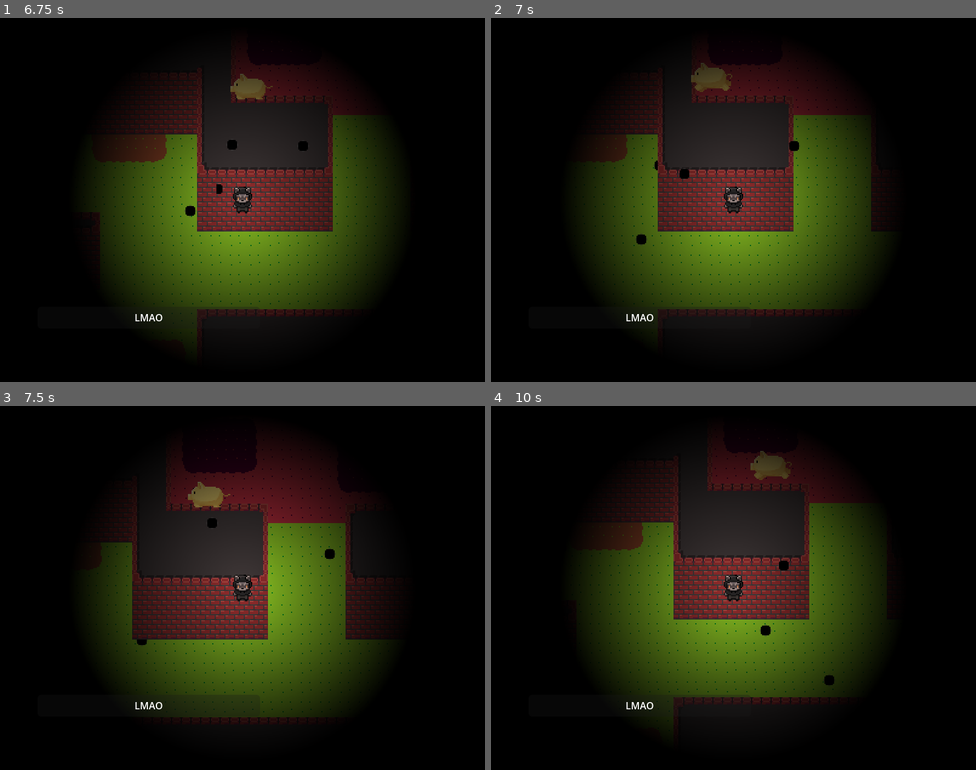
Above: before the commit, frames 1-4 (two rows, left to right).
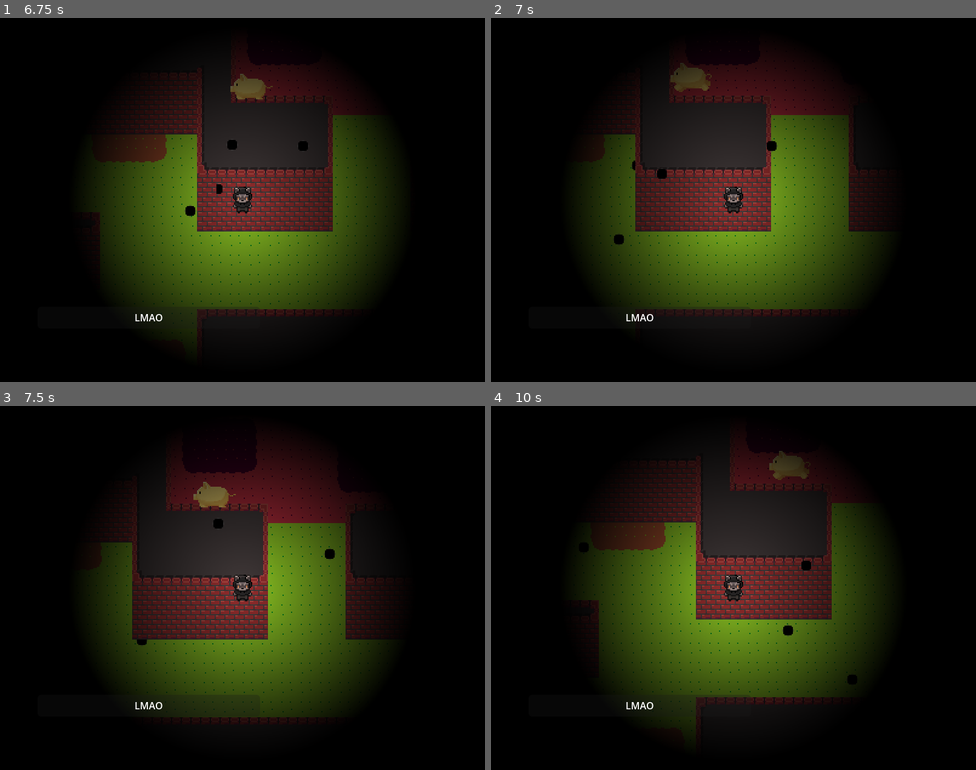
Above: after the commit, the same moments.

Repository: ygda-org/stock-strikers
Game: Godot game, scene res://main/startup_scene.tscn
Same seed, same stepped clock (60 frames per second), same inputs: the game is played once before the commit and once after it.
Inputs (mouse positions are in pixels of both pictures, inside the frame that each line leads up to):
- Up to frame 1 (6.75 s): tap Enter (ui_accept) at 0.5, 0.77, 1.25, 1.52, 2.75, 3.02, 3.77, 5.27 s; move the mouse to (349, 181) at 0.52 s; hold D (move_right) 0.53-1.28 s; tap Shift (dodge) at 0.6, 1.55, 2.1, 3.05, 3.6, 5.3, 5.85 s; click (349, 181) at 0.8 s; move the mouse to (145, 218) at 1.27 s; hold S (move_down) 1.28-2.03 s; click (145, 218) at 1.35 s; move the mouse to (291, 119) at 2.02 s; hold D (move_right) 2.03-2.78 s; click (291, 119) at 2.3 s; move the mouse to (218, 272) at 2.77 s; hold W (move_up) 2.78-3.53 s; click (218, 272) at 2.85 s; move the mouse to (388, 254) at 3.52 s; hold A (move_left) 3.53-4.25 s; click (388, 254) at 3.8 s; click "Start Game" at 4.25 s; move the mouse to (97, 145) at 5.02 s; hold A (move_left) 5.03-5.78 s; click (97, 145) at 5.1 s; move the mouse to (266, 200) at 5.77 s; hold S (move_down) 5.78-6.53 s; click (266, 200) at 6.05 s; move the mouse to (169, 109) at 6.52 s; hold D (move_right) from 6.53 s (still down); click (169, 109) at 6.6 s
- Up to frame 2 (7 s): keep holding D (move_right); tap Enter (ui_accept) at 6.77 s; tap Shift (dodge) at 6.8 s
- Up to frame 3 (7.5 s): move the mouse to (349, 569) at 7.27 s; release D (move_right) at 7.28 s; hold W (move_up) from 7.28 s (still down); tap Shift (dodge) at 7.35 s
- Up to frame 4 (10 s): tap Enter (ui_accept) at 7.52, 8.27, 9.77 s; click (840, 569) at 7.55 s; move the mouse to (636, 606) at 8.02 s; release W (move_up) at 8.03 s; hold D (move_right) 8.03-8.78 s; click (636, 606) at 8.1 s; tap Shift (dodge) at 8.3, 8.85, 9.8 s; move the mouse to (782, 507) at 8.77 s; hold S (move_down) 8.78-9.53 s; click (782, 507) at 9.05 s; move the mouse to (709, 660) at 9.52 s; hold A (move_left) from 9.53 s (still down); click (709, 660) at 9.6 s

Frame 1 is identical in both runs. In frame 2, 7.6% of the frame differs, in the area x 20-79%, y 12-82%; in frame 3, 0.2%; in frame 4, 7.4%.

Commit message:
dodge rooooooollll

Diff:
--- a/globals/player_stats.gd
+++ b/globals/player_stats.gd
@@ -1,7 +1,7 @@
 extends Node
 # this script will handle all the player money, stock, loan stuff
 
-const BASE_STATS = [100, 100, 0, 20, 100, 1, null] # parallel array to enum in resource
+const BASE_STATS = [100, 100, 0, 20, 0.5, 100, 1, 0.3, 200, 0.5, null] # parallel array to enum in resource
 var current_stats = []
 
 var stocks: Array[Stock] = []
--- a/player/player.gd
+++ b/player/player.gd
@@ -18,6 +18,7 @@
 var damage: int
 var bullet_speed: int
 var bullet_size: float
+var roll_speed: float
 
 @onready var collision_shape:CollisionShape2D = $CollisionShape2D
 @onready var itimer:Timer = $InvincibleTimer
@@ -30,13 +31,23 @@
 	speed = PlayerStats.current_stats[Stock.stats.MOVE_SPEED]
 	vision = PlayerStats.current_stats[Stock.stats.VISION]
 	damage = PlayerStats.current_stats[Stock.stats.DAMAGE]
+	$ShotCD.wait_time = PlayerStats.current_stats[Stock.stats.FIRE_RATE]
 	bullet_speed = PlayerStats.current_stats[Stock.stats.BULLET_SPEED]
 	bullet_size = PlayerStats.current_stats[Stock.stats.BULLET_SIZE]
+	$DodgeDur.wait_time = PlayerStats.current_stats[Stock.stats.ROLL_DURATION]
+	roll_speed = PlayerStats.current_stats[Stock.stats.ROLL_SPEED]
+	$DodgeCD.wait_time = PlayerStats.current_stats[Stock.stats.ROLL_CD]
 
 
 	current_health = max_health
 
 func _process(delta):
+	if Input.is_action_just_pressed("dodge") and $DodgeCD.is_stopped() and $DodgeDur.is_stopped():
+		$DodgeDur.start()
+		velocity = Input.get_vector("move_left", "move_right", "move_up", "move_down") * roll_speed
+	if not $DodgeDur.is_stopped():
+		move_and_slide()
+		return
 	var input_dir = Input.get_vector("move_left", "move_right", "move_up", "move_down")
 	if input_dir.x:
 		velocity.x = velocity.x + acceleration_curve.sample(abs(velocity.x/speed)) * input_dir.x * ACCELERATION * delta
@@ -49,7 +60,7 @@
 	velocity = velocity.limit_length(speed)
 		#velocity = lerp(velocity, Vector2.ZERO, DECELERATION * delta)
 
-	if Input.is_action_just_pressed("shoot"):
+	if Input.is_action_just_pressed("shoot") and $ShotCD.is_stopped():
 		shoot()
 
 	move_and_slide()
@@ -61,6 +72,7 @@
 				invincible = true
 
 func shoot():
+	$ShotCD.start()
 	var target_position = get_global_mouse_position()
 	var bullet = BULLET.instantiate()
 	bullet.velocity = (target_position-global_position).normalized()*bullet_speed # idk bullet shoot speed for now
@@ -79,3 +91,7 @@
 func _on_invincible_timer_timeout() -> void:
 	invincible = false
 	set_collision_layer_value(1,true)
+
+
+func _on_dodge_dur_timeout():
+	$DodgeCD.start()
--- a/player/player.tscn
+++ b/player/player.tscn
@@ -65,4 +65,15 @@
 [node name="InvincibleTimer" type="Timer" parent="." unique_id=793505322]
 one_shot = true
 
+[node name="ShotCD" type="Timer" parent="." unique_id=1790230249]
+wait_time = 0.5
+one_shot = true
+
+[node name="DodgeDur" type="Timer" parent="." unique_id=1679648440]
+one_shot = true
+
+[node name="DodgeCD" type="Timer" parent="." unique_id=1007386018]
+one_shot = true
+
 [connection signal="timeout" from="InvincibleTimer" to="." method="_on_invincible_timer_timeout"]
+[connection signal="timeout" from="DodgeDur" to="." method="_on_dodge_dur_timeout"]
--- a/player/stocks/base_stock.gd
+++ b/player/stocks/base_stock.gd
@@ -8,8 +8,12 @@
 	MOVE_SPEED,
 	VISION,
 	DAMAGE,
+	FIRE_RATE,
 	BULLET_SPEED,
 	BULLET_SIZE,
+	ROLL_DURATION,
+	ROLL_SPEED,
+	ROLL_CD,
 	OTHER
 }
 ## stat to be changed. OTHER can be implemented to whatever
--- a/project.godot
+++ b/project.godot
@@ -63,6 +63,7 @@
 dodge={
 "deadzone": 0.2,
 "events": [Object(InputEventKey,"resource_local_to_scene":false,"resource_name":"","device":-1,"window_id":0,"alt_press …(195 unchanged characters)…
+, Object(InputEventMouseButton,"resource_local_to_scene":false,"resource_name":"","device":-1,"window_id":0,"alt_pressed":false,"shift_pressed":false,"ctrl_pressed":false,"meta_pressed":false,"button_mask":0,"position":Vector2(0, 0),"global_position":Vector2(0, 0),"factor":1.0,"button_index":2,"canceled":false,"pressed":false,"double_click":false,"script":null)
 ]
 }
 
